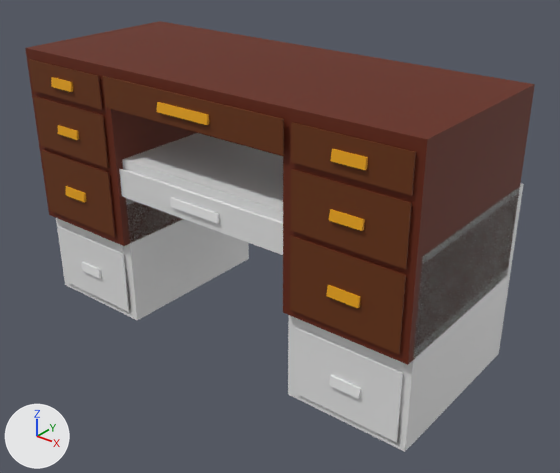
One commit to the FBX model src/Rogue Bots/Assets/Models/Props/Desk.fbx: the scene before it, then after it.
Before and after are seen from a 50 mm camera at (5.03, -6.04, 3.87) aimed at (0.27, -0.08, 0.18). Lighting does not change. The marker at lower left points along +X, +Y and +Z. Where no turn or scale is listed for an object, it has been applied to the vertices.
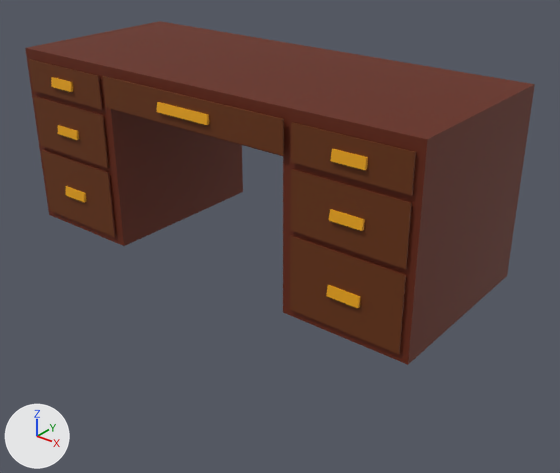
Boxes (x1, y1, x2, y2) around the edits, measured in the pictures (560 x 473 px):
'Cube.002', deleted
    before: (56, 133, 524, 452)
'Cube.005', deleted
    before: (59, 227, 403, 442)
'Cube.006', deleted
    before: (119, 169, 283, 255)
'Cube.004', deleted
    before: (57, 218, 404, 368)

The change, as a diff of the scene's bpy script:
```diff
--- a/src/Rogue Bots/Assets/Models/Props/Desk.fbx.py
+++ b/src/Rogue Bots/Assets/Models/Props/Desk.fbx.py
@@ ob_cube_002 @@
-ob_cube_002 = bpy.data.objects.new('Cube.002', me_mesh_003)
-ob_cube_002.location = (-0.008, -0.01, 0.012)
@@ ob_cube_006 @@
-ob_cube_006 = bpy.data.objects.new('Cube.006', me_cube_007)
-ob_cube_006.location = (0.015, 0.081, 0.012)
@@ ob_cube_005 @@
-ob_cube_005 = bpy.data.objects.new('Cube.005', me_mesh)
-ob_cube_005.location = (-0.008, -0.01, -1.427)
@@ ob_cube_004 @@
-ob_cube_004 = bpy.data.objects.new('Cube.004', me_mesh_001)
-ob_cube_004.location = (-0.008, -0.01, -0.702)
```
